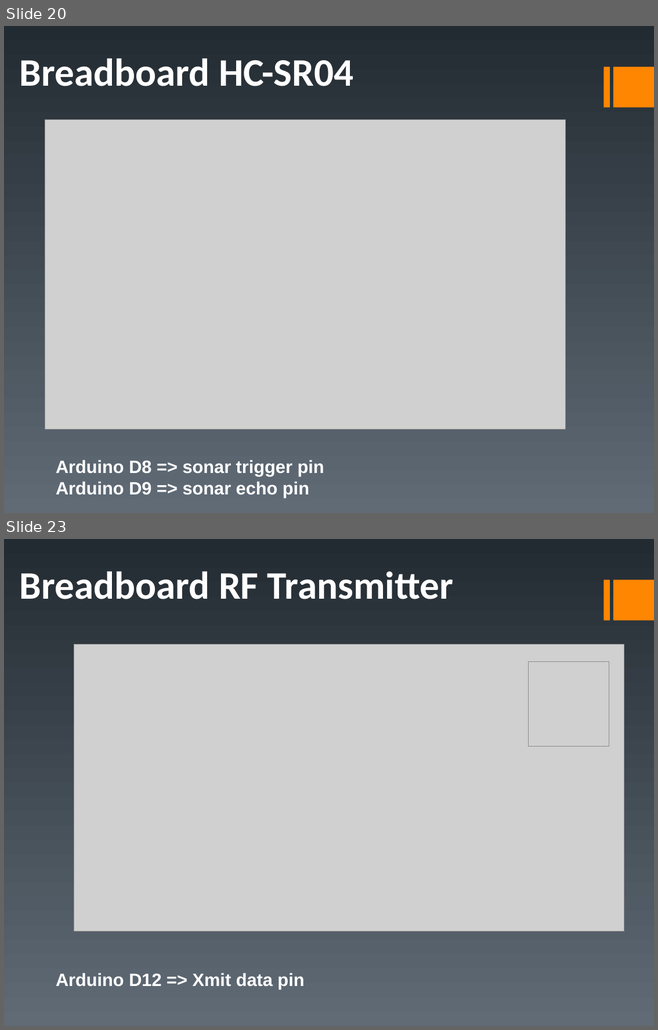
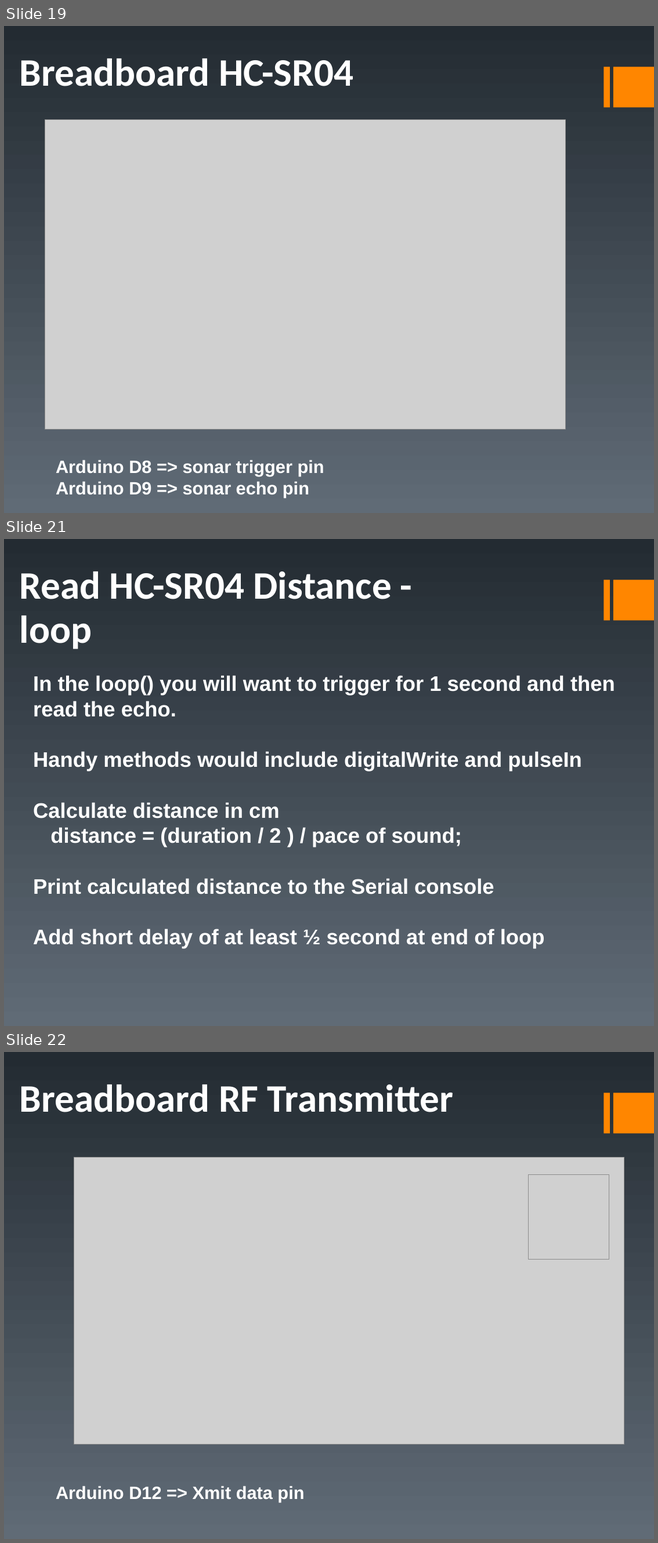
Before and after one commit to fwin-dev/arduino_sonar_web_api, a slide deck: examples/duinofest.ppt. Shown one above the other, each under a label of ours: slides 20 and 23 before the commit, slides 19, 21 and 22 after it; the slides between them are not shown. The pictures are 658x1030 and 658x1543 pixels, drawn with LibreOffice and Linux fonts; fonts in the diff are those of the drawing; grey boxes stand for pictures. Boxes give left, top, right and bottom in pixels: in the first picture for what was removed or moved away, otherwise in the second. Text is boxed around its words. In the diff, an @@ line names an element or a change of style, - is before the commit and + after.

```diff
--- a/examples/duinofest.ppt
+++ b/examples/duinofest.ppt
@@ slide 21 added at bbox=[4, 539, 654, 1026], background gradient #232B32 to #606B76; not listed: 2 template elements that a slide beside it also shows @@
@@ text added at bbox=[20, 571, 391, 649], 48 pt, text #FFFFFF, bold @@
+Read HC-SR04 Distance -
+loop
@@ text added at bbox=[33, 675, 615, 948], 26 pt, text #FFFFFF, bold @@
+In the loop() you will want to trigger for 1 second and then read the echo.
+Handy methods would include digitalWrite and pulseIn
+Calculate distance in cm
+distance = (duration / 2 ) / pace of sound;
+Print calculated distance to the Serial console
+Add short delay of at least ½ second at end of loop
@@ what was slide 20 is now slide 19 @@
@@ what was slide 23 is now slide 22 @@
```
Also in this commit, not shown: 10 slides changed, 1 other slide added, 3 slides removed, 4 other files.
